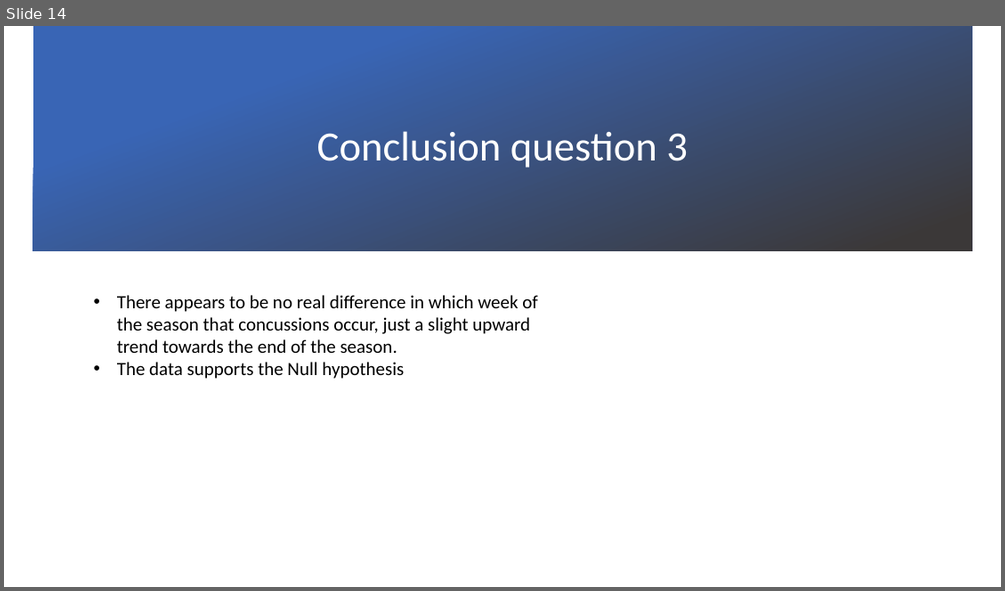
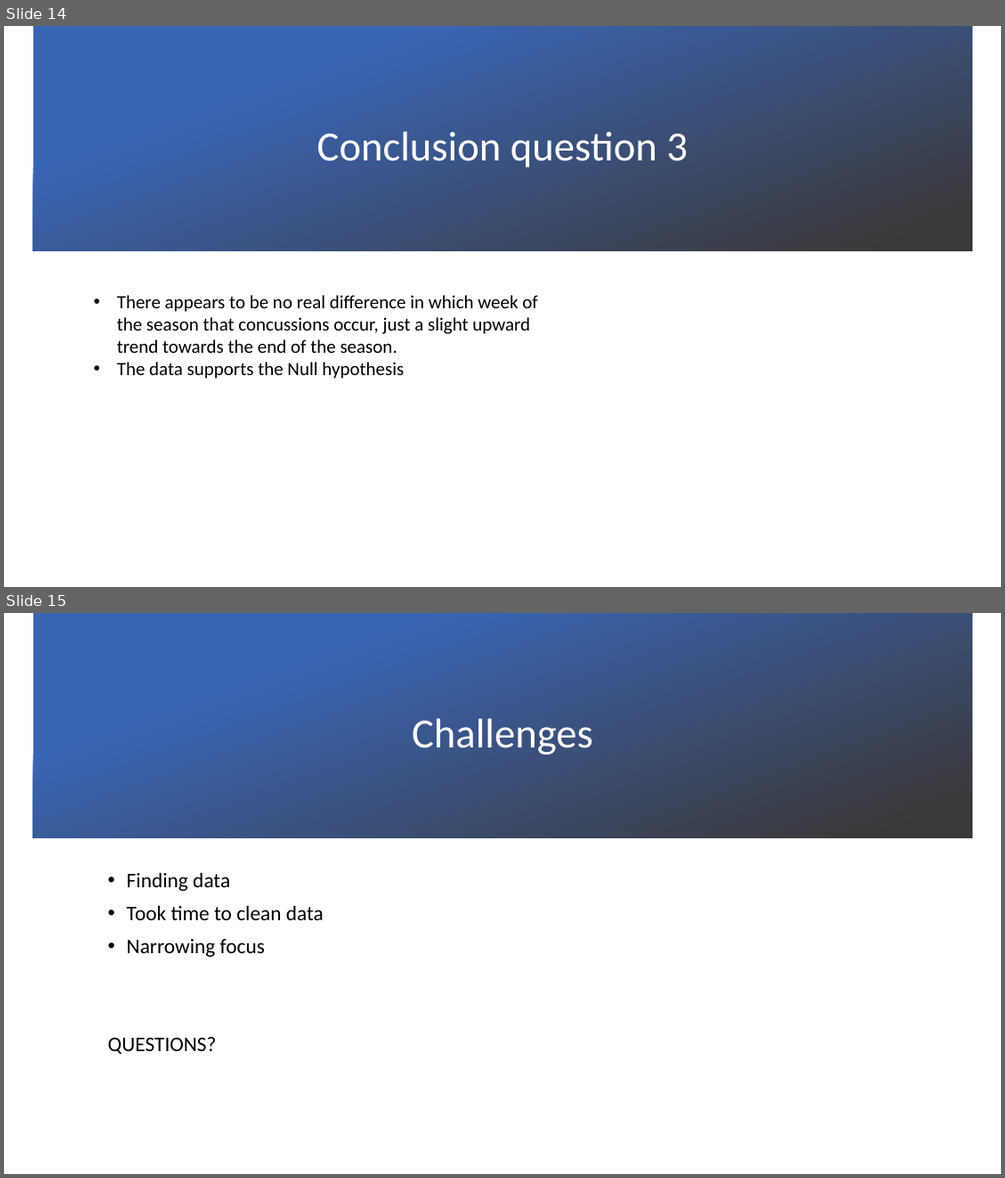
Before and after one commit to trippy64/ConcussionGroupA, a slide deck: Concussions in the NFL.pptx. Shown one above the other, each under a label of ours: slide 14 before the commit, slides 14 and 15 after it. The pictures are 1005x591 and 1005x1178 pixels, drawn with LibreOffice and Linux fonts; fonts in the diff are those of the drawing; background and template pictures are left out. Boxes give left, top, right and bottom in pixels: in the first picture for what was removed or moved away, otherwise in the second. Text is boxed around its words. In the diff, an @@ line names an element or a change of style, - is before the commit and + after.

Commit message:
powerpoint

```diff
--- a/Concussions in the NFL.pptx
+++ b/Concussions in the NFL.pptx
@@ slide 15 added at box(4, 613, 1001, 1174), background picture (left out) @@
@@ rectangle added at box(33, 613, 972, 838), fill gradient #3965B5 to #3B3838 @@
@@ title added at box(412, 718, 593, 755), 40 pt, text #FFFFFF @@
+Challenges
@@ text added at box(108, 872, 324, 1054), 20 pt, text #000000 @@
+• Finding data
+• Took time to clean data
+• Narrowing focus
+QUESTIONS?
```
